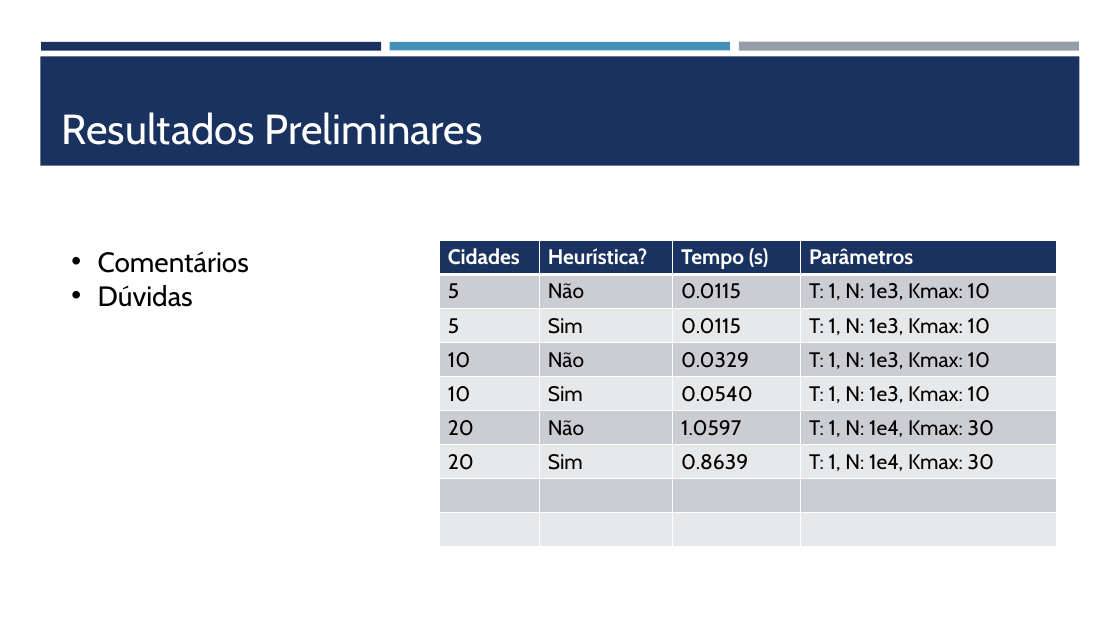
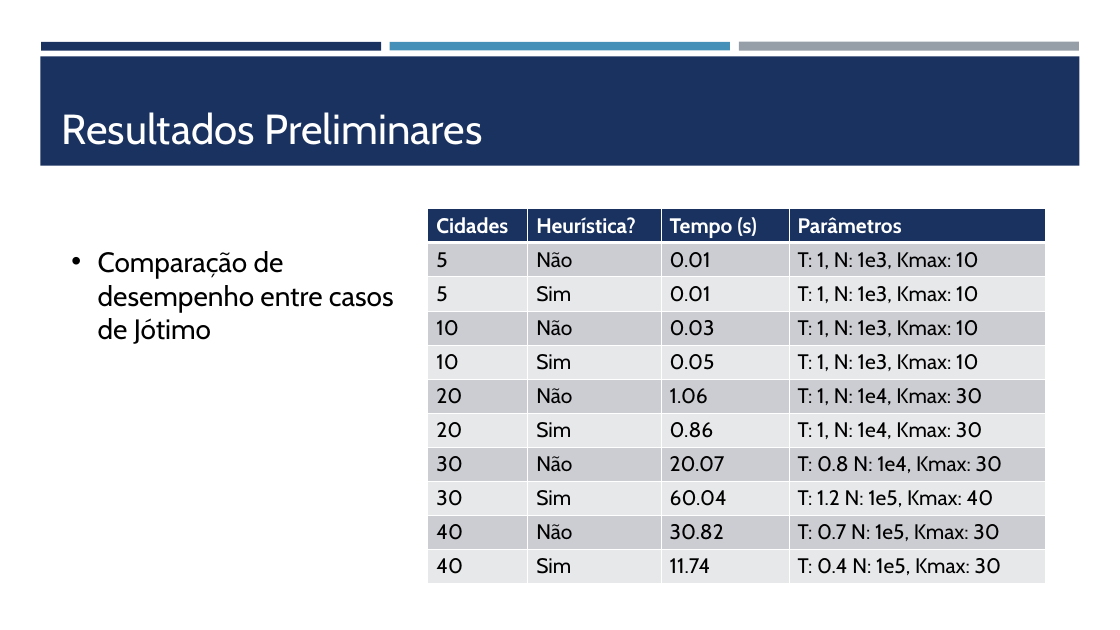
Before and after one commit to VRavaglia/Otimizacao-Natural, a slide deck: slide 3 of Trabalhos/Definição Do Problema.pptx. Drawn at 1120x630 pixels with LibreOffice and Linux fonts; fonts in the diff are those of the drawing. Boxes give left, top, right and bottom in pixels: in the first picture for what was removed or moved away, otherwise in the second. Text is boxed around its words. In the diff, an @@ line names an element or a change of style, - is before the commit and + after.

Commit message:
Primeira Entrega

```diff
--- a/Trabalhos/Definição Do Problema.pptx
+++ b/Trabalhos/Definição Do Problema.pptx
@@ table at <box>428,209,1045,584</box> @@
-row 2: 5 | Não | 0.0115 | T: 1, N: 1e3, Kmax: 10
-row 3: 5 | Sim | 0.0115 | T: 1, N: 1e3, Kmax: 10
-row 4: 10 | Não | 0.0329 | T: 1, N: 1e3, Kmax: 10
-row 5: 10 | Sim | 0.0540 | T: 1, N: 1e3, Kmax: 10
-row 6: 20 | Não | 1.0597 | T: 1, N: 1e4, Kmax: 30
-row 7: 20 | Sim | 0.8639 | T: 1, N: 1e4, Kmax: 30
-row 8:  |  |  | 
-row 9:  |  |  | 
+row 2: 5 | Não | 0.01 | T: 1, N: 1e3, Kmax: 10
+row 3: 5 | Sim | 0.01 | T: 1, N: 1e3, Kmax: 10
+row 4: 10 | Não | 0.03 | T: 1, N: 1e3, Kmax: 10
+row 5: 10 | Sim | 0.05 | T: 1, N: 1e3, Kmax: 10
+row 6: 20 | Não | 1.06 | T: 1, N: 1e4, Kmax: 30
+row 7: 20 | Sim | 0.86 | T: 1, N: 1e4, Kmax: 30
+row 8: 30 | Não | 20.07 | T: 0.8 N: 1e4, Kmax: 30
+row 9: 30 | Sim | 60.04 | T: 1.2 N: 1e5, Kmax: 40
+row 10: 40 | Não | 30.82 | T: 0.7 N: 1e5, Kmax: 30
+row 11: 40 | Sim | 11.74 | T: 0.4 N: 1e5, Kmax: 30
@@ table: place and size @@
-table at <box>439,240,1057,547</box>
+table at <box>428,209,1045,584</box>
@@ text at <box>98,251,394,344</box>: text changed @@
-• Comentários
-• Dúvidas
+• Comparação de desempenho entre casos de Jótimo
```
Also in this commit, not shown: 1 other slide changed, 1 slide added, 1 slide removed, 6 other files.
